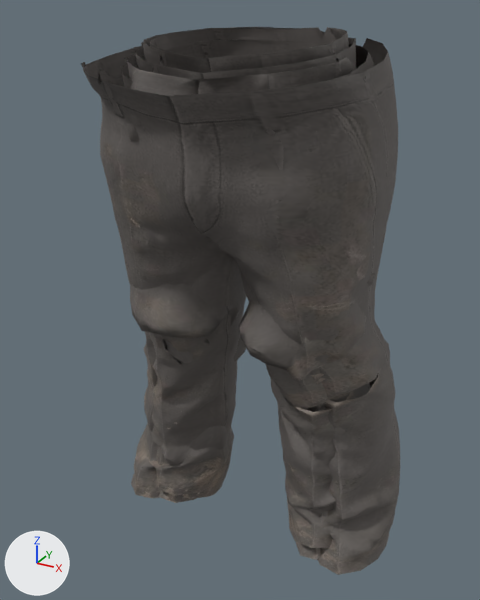
The glTF model game/public/assets/models/outfit-slacks-t25.glb: old version first, new version second.
One viewpoint serves both versions: a 50 mm lens placed at (0.534, -0.982, 1.065), pointed at (-0.011, 0.009, 0.57). Every picture has the same lights, and +X, +Y and +Z are marked at lower left. The first picture is the older version.

The first picture shows 'Outfit_slacks__agent', 'Outfit_slacks__courier', 'Outfit_slacks__heavyset', 'Outfit_slacks__lastshift', 'Outfit_slacks__scavenger', 'Outfit_slacks__tall'.
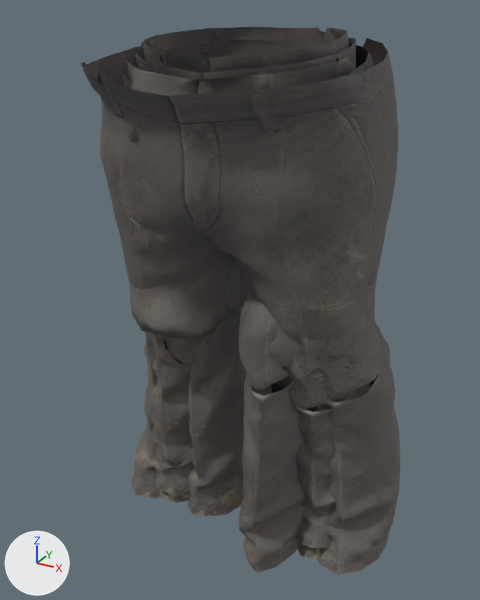
What differs and where, as boxes [x1, y1, x2, y2] in the pictures (480 x 600 px):
'Outfit_slacks__paleRevenant', added: after [186, 290, 308, 572]
'Outfit_slacks__paleApparition', added (mostly hidden): after [226, 277, 273, 510]

The edits, one by one:
Mesh me_outfit_slacks__paleapparition is new.
It has 3042 vertices, 5972 faces and spans x -0.175..0.174, y -0.099..0.164, z 0.054..0.975.
It uses material mat_outfit_slacksmaterial.
Mesh me_outfit_slacks__palerevenant is new.
It has 3042 vertices, 5972 faces and spans x -0.173..0.176, y -0.127..0.177, z 0.054..0.972.
It uses material mat_outfit_slacksmaterial.
Object 'Outfit_slacks__paleApparition' (ob_outfit_slacks__paleapparition) is new; it shows me_outfit_slacks__paleapparition.
Its location is (0.0, 0.0, 0.0).
Object 'Outfit_slacks__paleRevenant' (ob_outfit_slacks__palerevenant) is new; it shows me_outfit_slacks__palerevenant.
Its location is (0.0, 0.0, 0.0).
